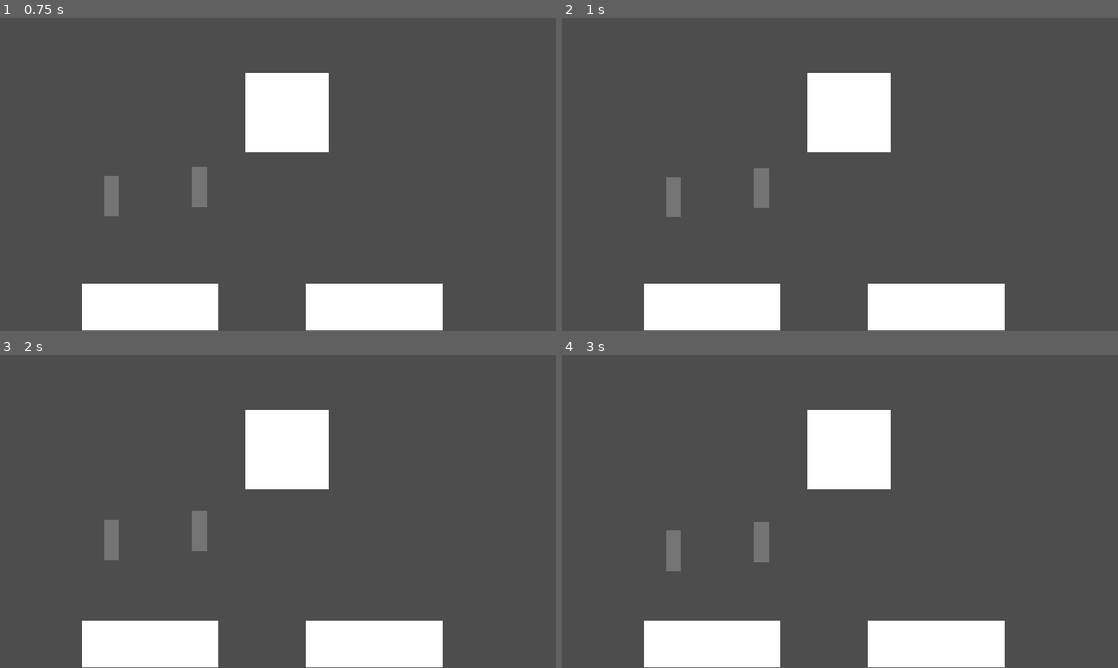
Above: before the commit, frames 1-4 (two rows, left to right).
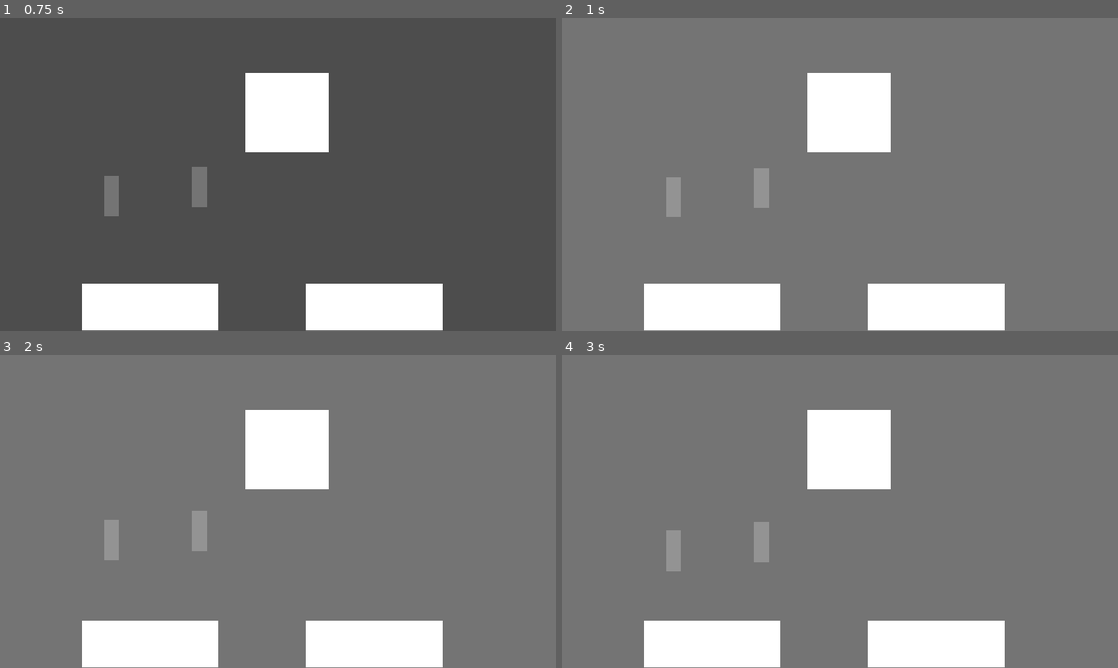
Above: after the commit, the same moments.

Repository: ThePT5/GodotTest
Game: Godot game, scene res://MainGame.tscn
Two runs of this game, one before a commit and one after it. Both use one fixed random seed, a clock stepped at 60 frames per second and the inputs below.
Inputs (mouse positions are in pixels of both pictures, inside the frame that each line leads up to):
- Up to frame 1 (0.75 s): move the mouse to (400, 158) at 0.52 s; click (400, 158) at 0.6 s
- Up to frame 2 (1 s): no input
- Up to frame 3 (2 s): move the mouse to (166, 527) at 1.27 s; click (166, 527) at 1.35 s
- Up to frame 4 (3 s): move the mouse to (895, 442) at 2.02 s; click (895, 442) at 2.1 s; move the mouse to (812, 574) at 2.77 s; click (812, 574) at 2.85 s

Frame 1 is identical in both runs. In frame 2, 89% of the frame differs, in the area x 0-100%, y 0-100%; in frame 3, 89%; in frame 4, 89%.

Commit message:
Bugs fixed + improved cursor collisions

Diff:
--- a/test/player_manager.gd
+++ b/test/player_manager.gd
@@ -8,16 +8,16 @@
 func _process(delta: float) -> void:
 	self.position = get_viewport().get_mouse_position()
 	if selectedObject == null:
-		print
+		leftMouseButtonState = false
 	elif Input.is_mouse_button_pressed(MOUSE_BUTTON_LEFT):
 		leftMouseButtonState = true
 		selectedObject.setReleased(false)
 	elif Input.is_action_just_released("LEFT_MOUSE_BUTTON"):
 		leftMouseButtonState = false
 		selectedObject.setReleased(true)
-
 func _on_body_entered(body: Node2D) -> void:
-	selectedObject = body
+	if leftMouseButtonState == false:
+		selectedObject = body
 
 func _on_body_exited(body: Node2D) -> void:
 	if leftMouseButtonState == false:
--- a/test/spawner.gd
+++ b/test/spawner.gd
@@ -4,25 +4,7 @@
 var localPos = self.position
 const TRASH = preload("uid://dr8e0x336au2u")
 
-# Called when the node enters the scene tree for the first time.
-func _ready() -> void:
-	pass
-	#while true :
-		#OS.delay_msec(1000)
-		#var trash = preload("res://trash.gd")
-		#var nTrash = trash.new()
-		#nTrash.position = localPos
-		#
-		#trashList.insert(-1, nTrash)
-
-
-# Called every frame. 'delta' is the elapsed time since the previous frame.
-func _process(_delta: float) -> void:
-	pass
-
-#func _on_timer_timeout() -> void:
-	#var nTrash = TRASH.instantiate()
-	#trashList.insert(-1, nTrash)
-	#trashList.append(nTrash)
-	#add_child(nTrash)
-	#nTrash.position = localPos
+func _on_timer_timeout() -> void:
+	var nTrash = TRASH.instantiate()
+	trashList.append(nTrash)
+	add_child(nTrash)
--- a/test/trash.gd
+++ b/test/trash.gd
@@ -6,13 +6,15 @@
 ## This is the class for Trash
 
 @export_enum("rec", "nonRec") var trashType
-
+var randomNumber = randi_range(1,2)
 func _ready() -> void:
-	print("showting")
+	if randomNumber == 1:
+		trashType = 0
+	elif randomNumber == 2:
+		trashType = 1
 
 func _integrate_forces(state: PhysicsDirectBodyState2D) -> void:
 	if released != true:
-		print("Hi")
 		state.transform.origin = get_viewport().get_mouse_position()
 
 func setReleased(v) -> void:
@@ -20,11 +22,3 @@
 
 func get_trashType() :
 	return trashType
-
-#func _on_input_event(viewport: Node, event: InputEvent, shape_idx: int) -> void:
-	#if Input.is_mouse_button_pressed(MOUSE_BUTTON_LEFT):
-		#self.position = get_viewport().get_mouse_position()
-
-#func _process(delta: float) -> void:
-	#if Input.is_mouse_button_pressed(MOUSE_BUTTON_LEFT) :
-		#self.position = get_viewport().get_mouse_position()
